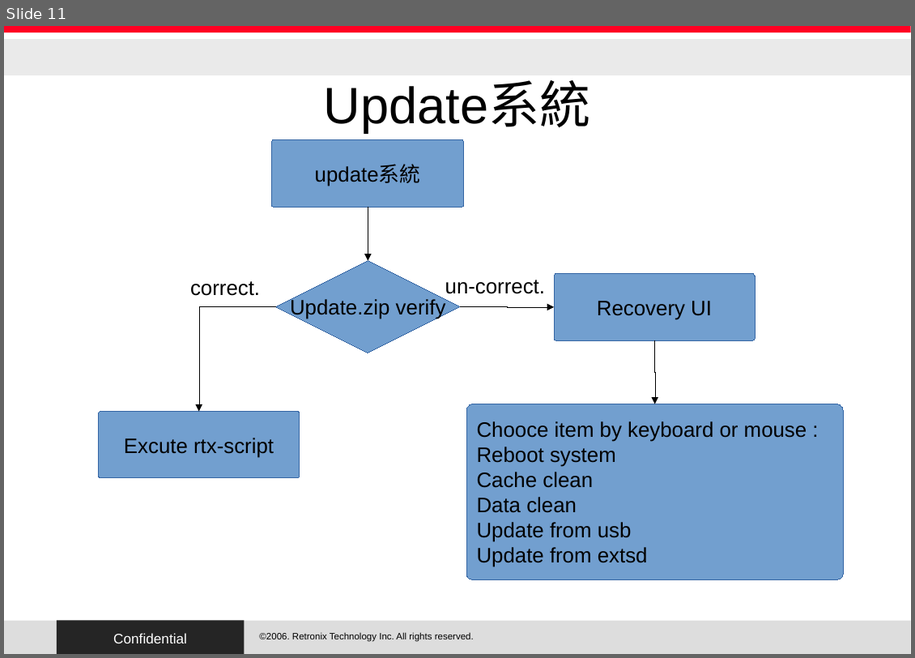
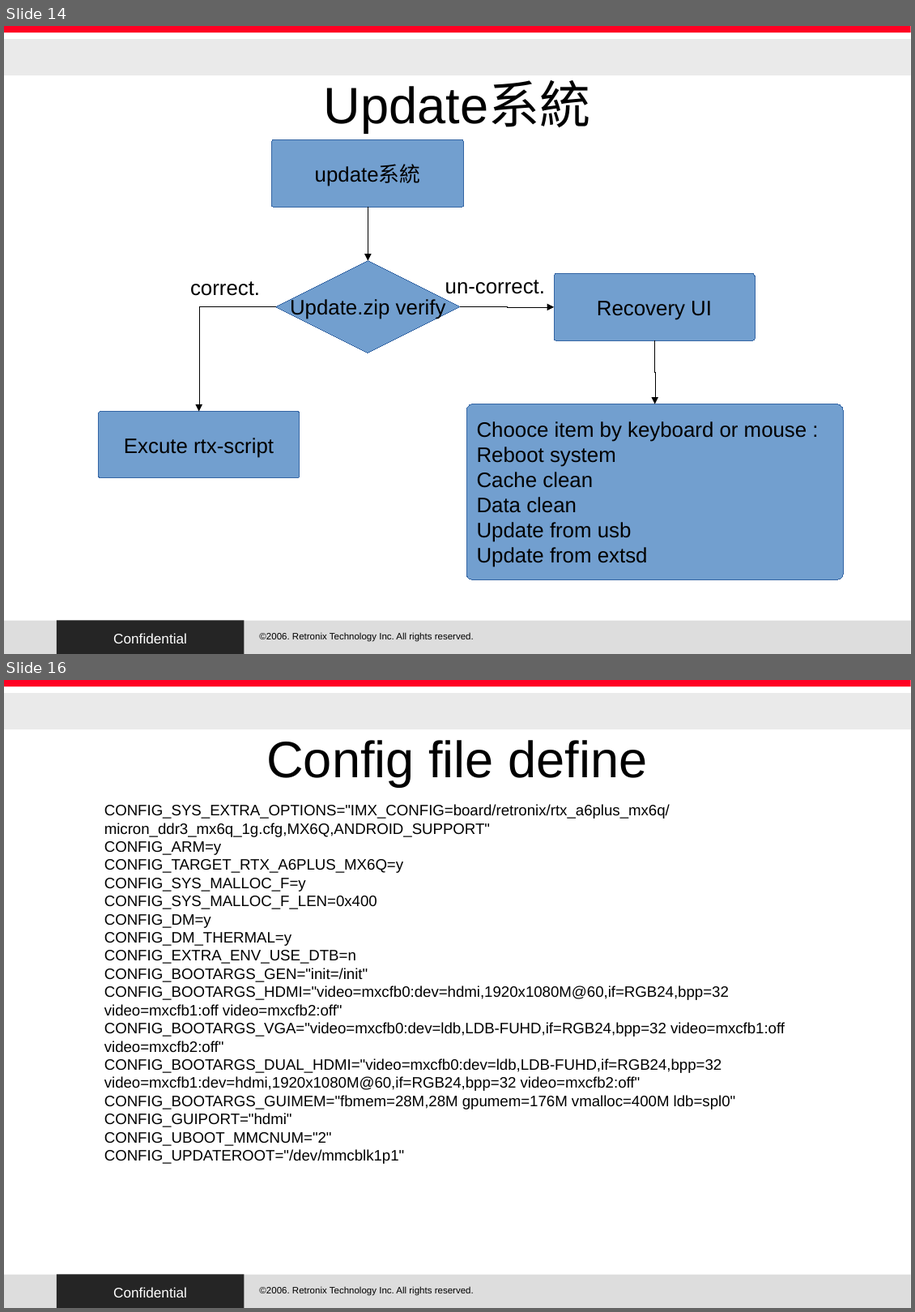
Before and after one commit to RetronixTechInc/u-boot-rtx, a slide deck: RTX/uboot.odp. Shown one above the other, each under a label of ours: slide 11 before the commit, slides 14 and 16 after it; the slides between them are not shown. The pictures are 915x658 and 915x1312 pixels, drawn with LibreOffice and Linux fonts; fonts in the diff are those of the drawing; background and template pictures are left out. Boxes give left, top, right and bottom in pixels: in the first picture for what was removed or moved away, otherwise in the second. Text is boxed around its words. In the diff, an @@ line names an element or a change of style, - is before the commit and + after.

Commit message:
add RTX fold. add pitx board.

```diff
--- a/RTX/uboot.odp
+++ b/RTX/uboot.odp
@@ slide 16 added at bbox=[4, 680, 911, 1308], background #FFFFFF; not listed: 5 template elements that a slide beside it also shows @@
@@ title added at bbox=[266, 740, 647, 787], 44 pt, text #000000 @@
+Config file define
@@ text added at bbox=[104, 804, 785, 1164], 13 pt, text #000000 @@
+CONFIG_SYS_EXTRA_OPTIONS="IMX_CONFIG=board/retronix/rtx_a6plus_mx6q/micron_ddr3_mx6q_1g.cfg,MX6Q,ANDROID_SUPPORT"
+CONFIG_ARM=y
+CONFIG_TARGET_RTX_A6PLUS_MX6Q=y
+CONFIG_SYS_MALLOC_F=y
+CONFIG_SYS_MALLOC_F_LEN=0x400
+CONFIG_DM=y
+CONFIG_DM_THERMAL=y
+CONFIG_EXTRA_ENV_USE_DTB=n
+CONFIG_BOOTARGS_GEN="init=/init"
+CONFIG_BOOTARGS_HDMI="video=mxcfb0:dev=hdmi,1920x1080M@60,if=RGB24,bpp=32 video=mxcfb1:off video=mxcfb2:off"
+CONFIG_BOOTARGS_VGA="video=mxcfb0:dev=ldb,LDB-FUHD,if=RGB24,bpp=32 video=mxcfb1:off video=mxcfb2:off"
+CONFIG_BOOTARGS_DUAL_HDMI="video=mxcfb0:dev=ldb,LDB-FUHD,if=RGB24,bpp=32 video=mxcfb1:dev=hdmi,1920x1080M@60,if=RGB24,bpp=32 video=mxcfb2:off"
+CONFIG_BOOTARGS_GUIMEM="fbmem=28M,28M gpumem=176M vmalloc=400M ldb=spl0"
+CONFIG_GUIPORT="hdmi"
+CONFIG_UBOOT_MMCNUM="2"
+CONFIG_UPDATEROOT="/dev/mmcblk1p1"
@@ what was slide 11 is now slide 14 @@
```
Also in this commit, not shown: 4 slides changed, 4 other slides added, 29 other files.
